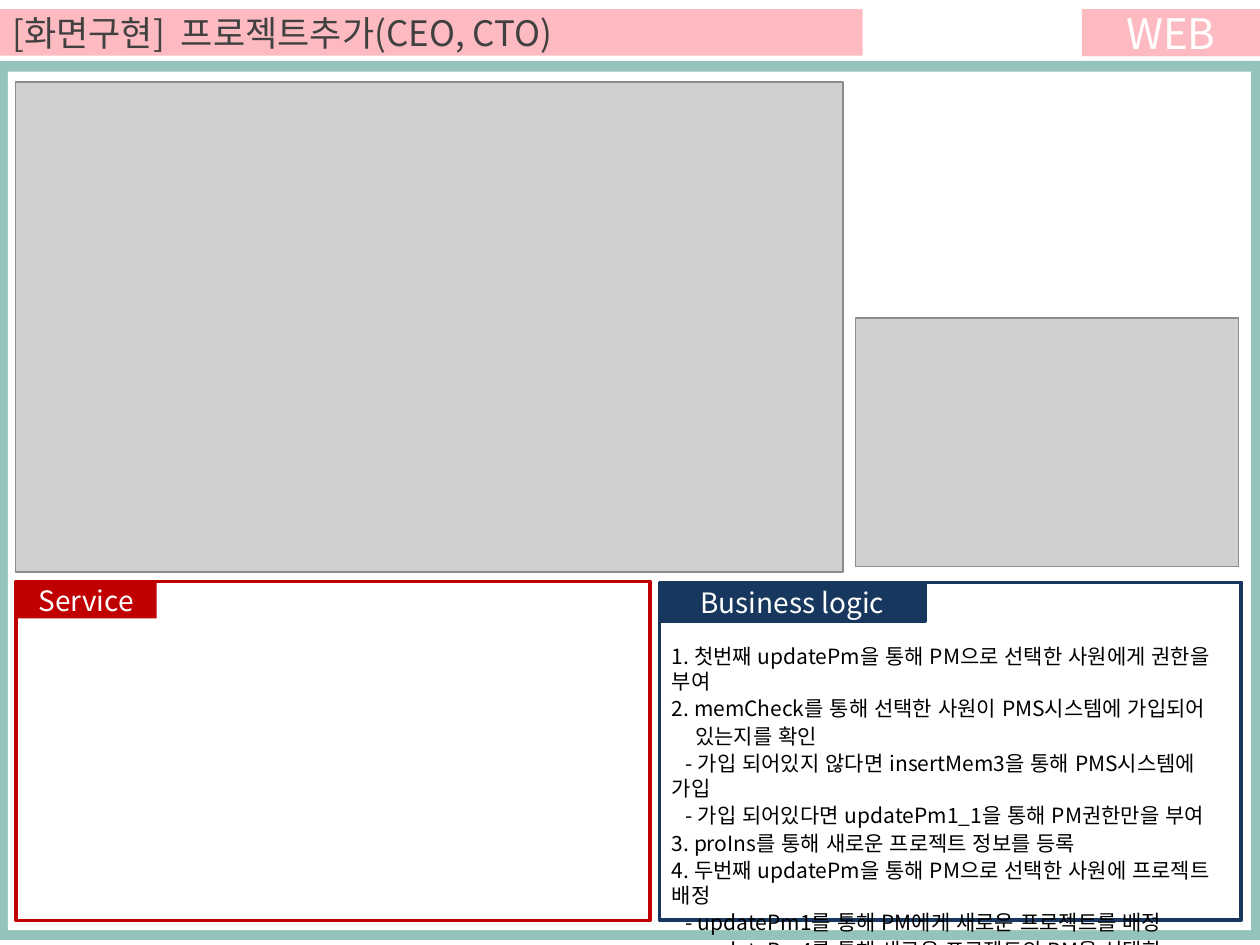
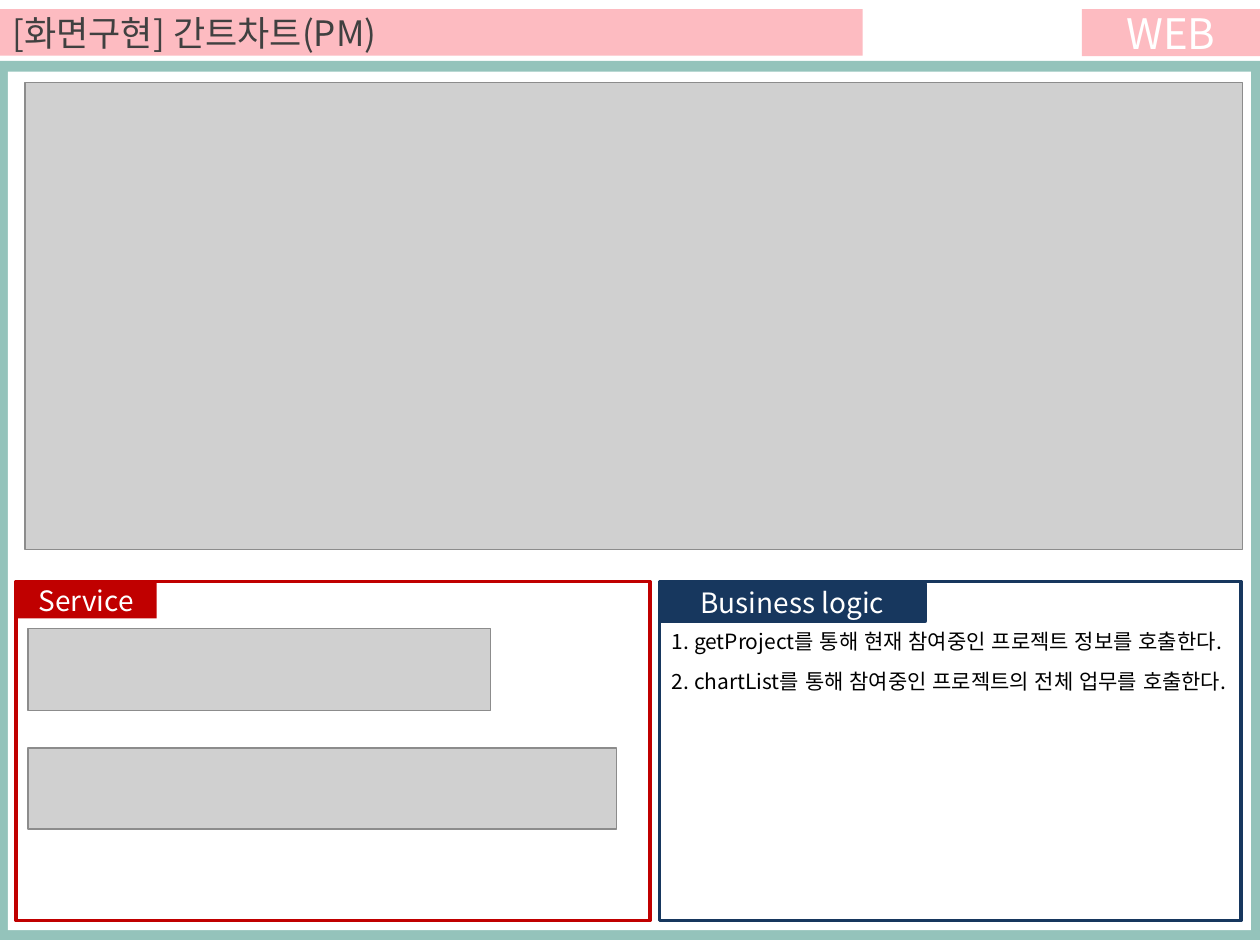
Before and after one commit to ezenteam03/project06, a slide deck: slide 30 of WebContent/jhk/0608 전현규.pptx (slide 28 before the commit). Drawn at 1260x945 pixels with LibreOffice and Linux fonts; fonts in the diff are those of the drawing; grey boxes stand for pictures. Boxes give left, top, right and bottom in pixels: in the first picture for what was removed or moved away, otherwise in the second. Text is boxed around its words. In the diff, an @@ line names an element or a change of style, - is before the commit and + after.

```diff
--- a/WebContent/jhk/0608 전현규.pptx
+++ b/WebContent/jhk/0608 전현규.pptx
@@ text in rectangle at box(12, 17, 376, 53): text changed @@
-[화면구현] 프로젝트추가(CEO, CTO)
+[화면구현] 간트차트(PM)
@@ picture: place and size @@
-picture at box(16, 82, 843, 572)
+picture at box(25, 82, 1242, 549)
@@ picture removed at box(856, 318, 1239, 566) @@
@@ text "1. getProject를 통해 현재 참여중인 ...": place and size @@
-text "1. getProject를 통해 현재 참여중인 ..." at box(659, 582, 1241, 920)
+text "1. getProject를 통해 현재 참여중인 ..." at box(672, 631, 1227, 691)
@@ text "1. getProject를 통해 현재 참여중인 ..." at box(672, 631, 1227, 691): outline #17375E 2.25 pt to none @@
@@ rectangle added at box(659, 582, 1241, 921), outline #17375E 2 pt @@
@@ picture added at box(28, 629, 490, 711) @@
@@ text at box(672, 631, 1227, 691): text changed @@
-1. 첫번째 updatePm을 통해 PM으로 선택한 사원에게 권한을 부여
-2. memCheck를 통해 선택한 사원이 PMS시스템에 가입되어
-있는지를 확인
-- 가입 되어있지 않다면 insertMem3을 통해 PMS시스템에 가입
-- 가입 되어있다면 updatePm1_1을 통해 PM권한만을 부여
-3. proIns를 통해 새로운 프로젝트 정보를 등록
-4. 두번째 updatePm을 통해 PM으로 선택한 사원에 프로젝트 배정
-- updatePm1를 통해 PM에게 새로운 프로젝트를 배정
-- updatePm4를 통해 새로운 프로젝트의 PM을 선택한 사원으로
-설정
+1. getProject를 통해 현재 참여중인 프로젝트 정보를 호출한다.
+2. chartList를 통해 참여중인 프로젝트의 전체 업무를 호출한다.
@@ picture added at box(28, 748, 616, 829) @@
```
Also in this commit, not shown: 9 other slides changed, 3 slides added, 8 slides removed, 32 other files.
